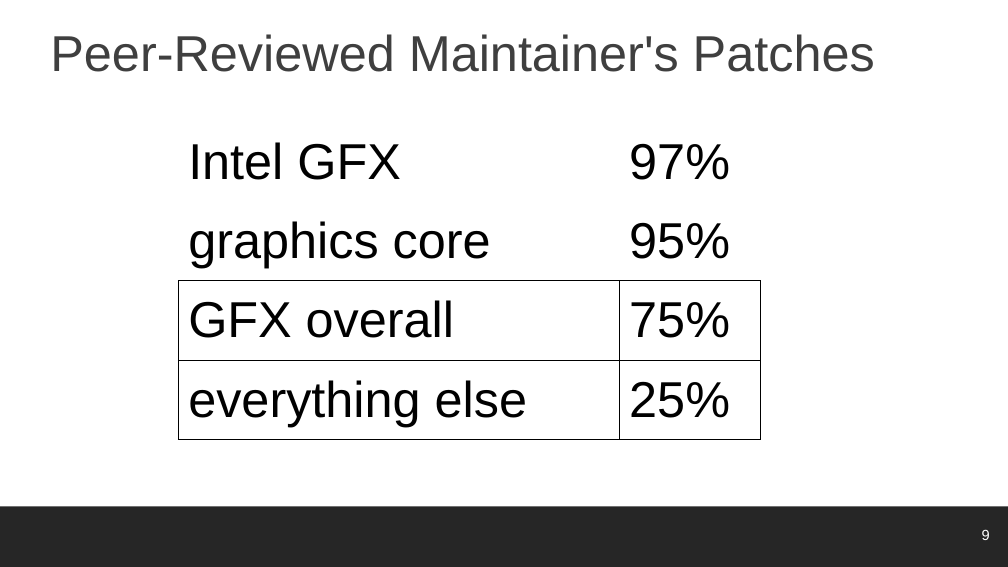
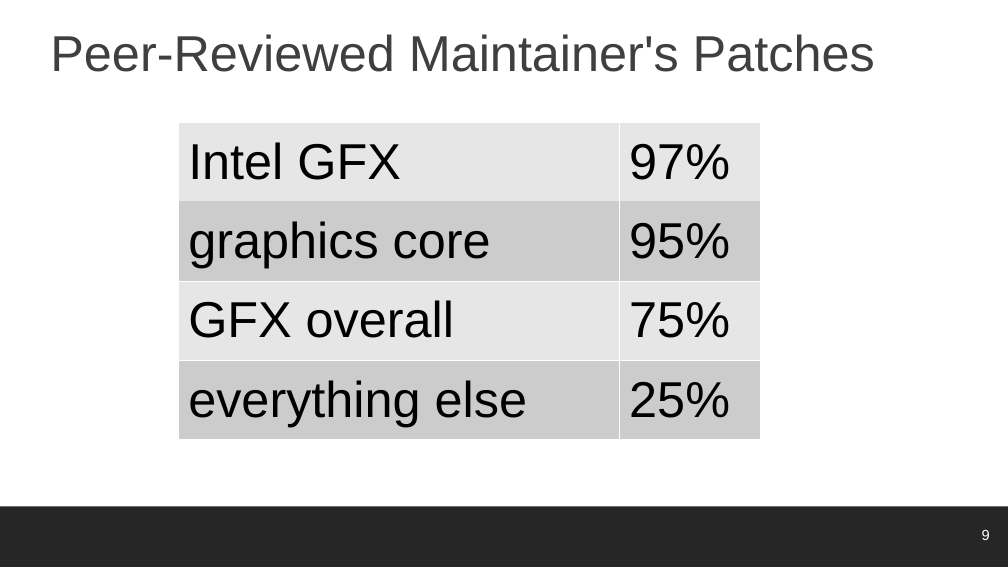
Before and after one commit to danvet/danvet.github.io, a slide deck: slide 9 of slides/lca-2017.odp. Drawn at 1008x567 pixels with LibreOffice and Linux fonts; fonts in the diff are those of the drawing; background and template pictures are left out. Boxes give left, top, right and bottom in pixels: in the first picture for what was removed or moved away, otherwise in the second. Text is boxed around its words. In the diff, an @@ line names an element or a change of style, - is before the commit and + after.

Commit message:
Update slides once more

```diff
--- a/slides/lca-2017.odp
+++ b/slides/lca-2017.odp
@@ table at (x1=178, y1=122, x2=760, y2=439) @@
@@ fill none to #E6E6E6 in 4 cells @@
@@ fill none to #CCCCCC in 4 cells @@
@@ borders changed @@
```
Also in this commit, not shown: 1 other file.
